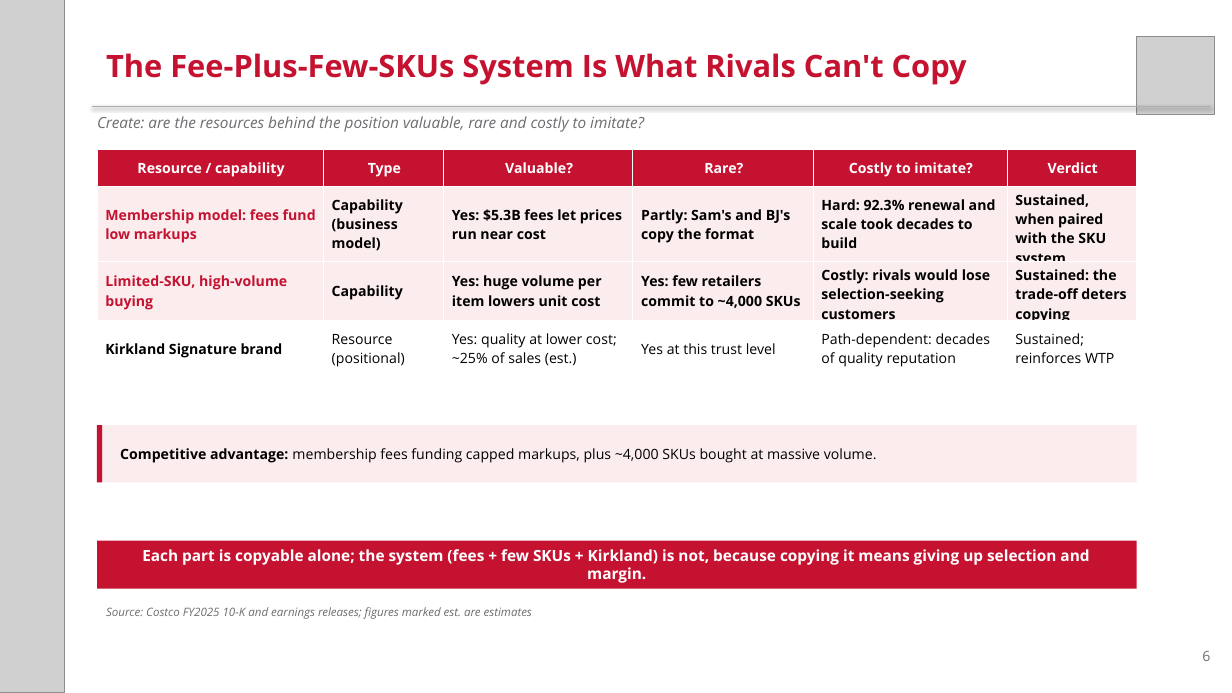
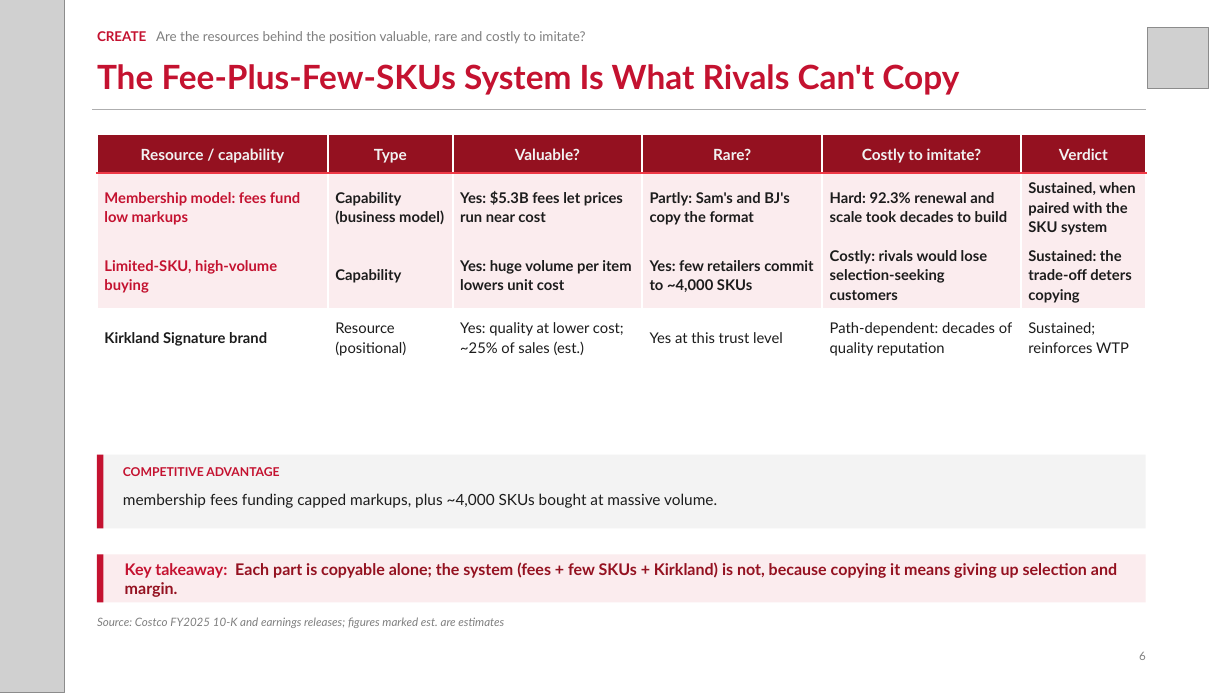
Before and after one commit to zuhayr77/AI-Business-Strategy-Agent, a slide deck: slide 6 of dccd-strategy-agent/examples/Costco_DCCD.pptx. Drawn at 1232x693 pixels with LibreOffice and Linux fonts; fonts in the diff are those of the drawing; grey boxes stand for pictures. Boxes give left, top, right and bottom in pixels: in the first picture for what was removed or moved away, otherwise in the second. Text is boxed around its words. In the diff, an @@ line names an element or a change of style, - is before the commit and + after.

```diff
--- a/dccd-strategy-agent/examples/Costco_DCCD.pptx
+++ b/dccd-strategy-agent/examples/Costco_DCCD.pptx
@@ picture resized from (x1=1137, y1=37, x2=1214, y2=115) to (x1=1148, y1=28, x2=1209, y2=89) @@
@@ text "The Fee-Plus-Few-SKUs System Is What ..." moved from (x1=106, y1=53, x2=967, y2=85) to (x1=97, y1=64, x2=959, y2=95) @@
@@ text "The Fee-Plus-Few-SKUs System Is What ..." at (x1=97, y1=64, x2=959, y2=95): size 24 to 26 pt, font Open Sans to Lato; vertical alignment top to middle @@
@@ text at (x1=97, y1=31, x2=585, y2=44): text changed; size 12 to 10.5 pt; font Open Sans to Lato; text colour #6D6E71 to #7F7F7F; italic off @@
-Create: are the resources behind the position valuable, rare and costly to imitate?
+CREATE Are the resources behind the position valuable, rare and costly to imitate?
@@ line moved from (92, 106) - (1211, 106) to (92, 109) - (1146, 109) @@
@@ table at (x1=97, y1=134, x2=1146, y2=360) @@
@@ fill #C41230 to #941120 in row 1 @@
@@ fill #FFFFFF to none in row 4 @@
@@ size 11 to 12 pt, text colour #FFFFFF to #F2F2F2 in "Resource / capability", "Type", "Valuable?", "Rare?" and 2 more places @@
@@ font Open Sans to Lato, size 11 to 11.5 pt @@
@@ text colour #000000 to #1C1C1C in "Capability (business model)", "Yes: $5.3B fees let prices run near ...", "Partly: Sam's and BJ's copy the format", "Hard: 92.3% renewal and scale took decades ..." and 12 more places @@
@@ line spacing 1 to 1.1 @@
@@ borders changed @@
@@ table resized from (x1=97, y1=150, x2=1137, y2=371) to (x1=97, y1=134, x2=1146, y2=360) @@
@@ rectangle resized from (x1=97, y1=425, x2=103, y2=482) to (x1=97, y1=455, x2=104, y2=529) @@
@@ rectangle resized from (x1=97, y1=425, x2=1137, y2=482) to (x1=97, y1=455, x2=1146, y2=529) @@
@@ rectangle at (x1=97, y1=455, x2=1146, y2=529): fill #FBECEE to #F3F3F3 @@
@@ text added at (x1=123, y1=467, x2=279, y2=476), 9.5 pt, text #C41230, bold @@
+COMPETITIVE ADVANTAGE
@@ text at (x1=123, y1=493, x2=717, y2=508): text changed; size 11 to 12 pt; font Open Sans to Lato; text colour #000000 to #1C1C1C @@
-Competitive advantage: membership fees funding capped markups, plus ~4,000 SKUs bought at massive volume.
+membership fees funding capped markups, plus ~4,000 SKUs bought at massive volume.
@@ text "membership fees funding capped markups, ..." at (x1=123, y1=493, x2=717, y2=508): vertical alignment middle to top @@
@@ rectangle resized from (x1=97, y1=541, x2=1137, y2=589) to (x1=97, y1=555, x2=1146, y2=603) @@
@@ rectangle at (x1=97, y1=555, x2=1146, y2=603): fill #C41230 to #FBECEE @@
@@ rectangle added at (x1=97, y1=555, x2=104, y2=603), fill #C41230 @@
@@ text at (x1=125, y1=562, x2=1117, y2=597): text changed; size 12 to 12.5 pt; font Open Sans to Lato; text colour #FFFFFF to #941120 @@
-Each part is copyable alone; the system (fees + few SKUs + Kirkland) is not, because copying it means giving up selection and margin.
+Key takeaway: Each part is copyable alone; the system (fees + few SKUs + Kirkland) is not, because copying it means giving up selection and margin.
@@ text "Source: Costco FY2025 10-K and ..." moved from (x1=106, y1=607, x2=532, y2=619) to (x1=97, y1=617, x2=504, y2=628) @@
@@ text "Source: Costco FY2025 10-K and ..." at (x1=97, y1=617, x2=504, y2=628): font Open Sans to Lato, text colour #6D6E71 to #7F7F7F @@
@@ text "6" moved from (x1=1202, y1=651, x2=1210, y2=661) to (x1=1139, y1=652, x2=1146, y2=660) @@
@@ text "6" at (x1=1139, y1=652, x2=1146, y2=660): size 11 to 9 pt, font Open Sans to Lato, text colour #6D6E71 to #7F7F7F @@
```
Also in this commit, not shown: 8 other slides changed, 15 other files.
